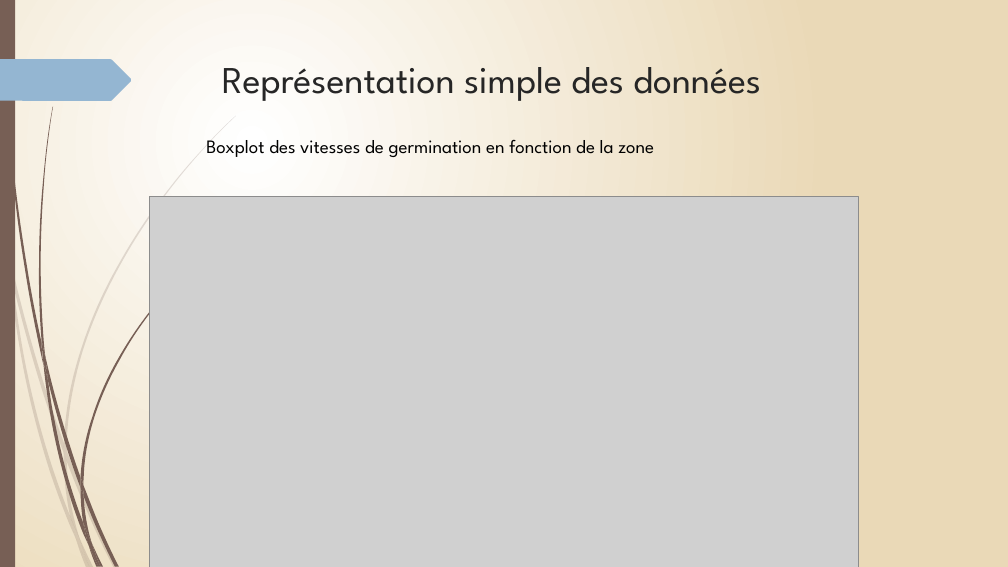
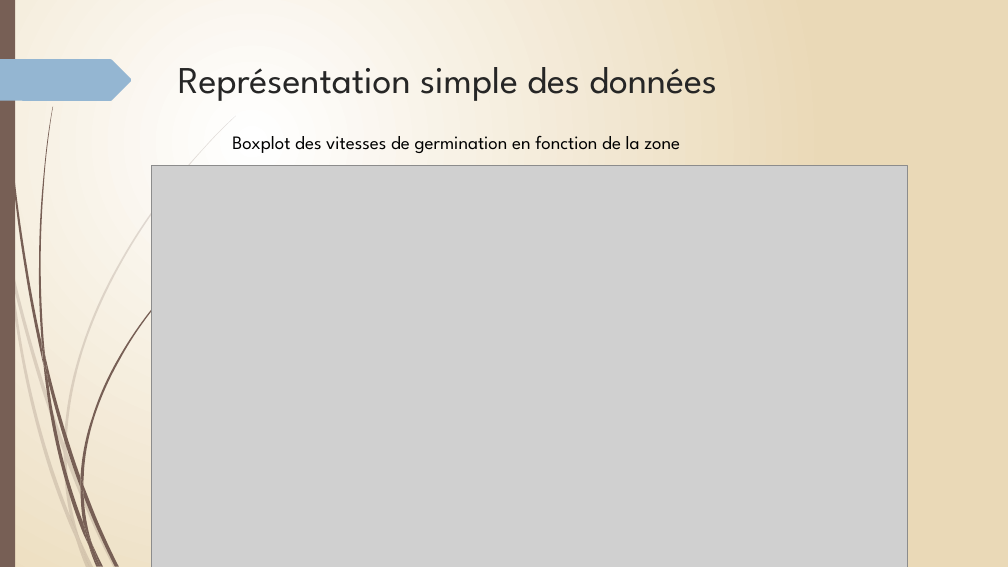
Before and after one commit to Phi-gif/DataViz, a slide deck: slide 9 of diapo.pptx (slide 4 before the commit). Drawn at 1008x567 pixels with LibreOffice and Linux fonts; fonts in the diff are those of the drawing; grey boxes stand for pictures. Boxes give left, top, right and bottom in pixels: in the first picture for what was removed or moved away, otherwise in the second. Text is boxed around its words. In the diff, an @@ line names an element or a change of style, - is before the commit and + after.

```diff
--- a/diapo.pptx
+++ b/diapo.pptx
@@ title "Représentation simple des données": place and size @@
-title "Représentation simple des données" at bbox=[222, 67, 761, 101]
+title "Représentation simple des données" at bbox=[178, 67, 717, 101]
@@ text "Boxplot des vitesses de germination ...": place and size @@
-text "Boxplot des vitesses de germination ..." at bbox=[206, 139, 654, 157]
+text "Boxplot des vitesses de germination ..." at bbox=[232, 136, 680, 153]
@@ picture: place and size @@
-picture at bbox=[149, 197, 859, 567]
+picture at bbox=[151, 166, 907, 567]
```
Also in this commit, not shown: 2 other slides changed, 11 slides added, 4 slides removed.
